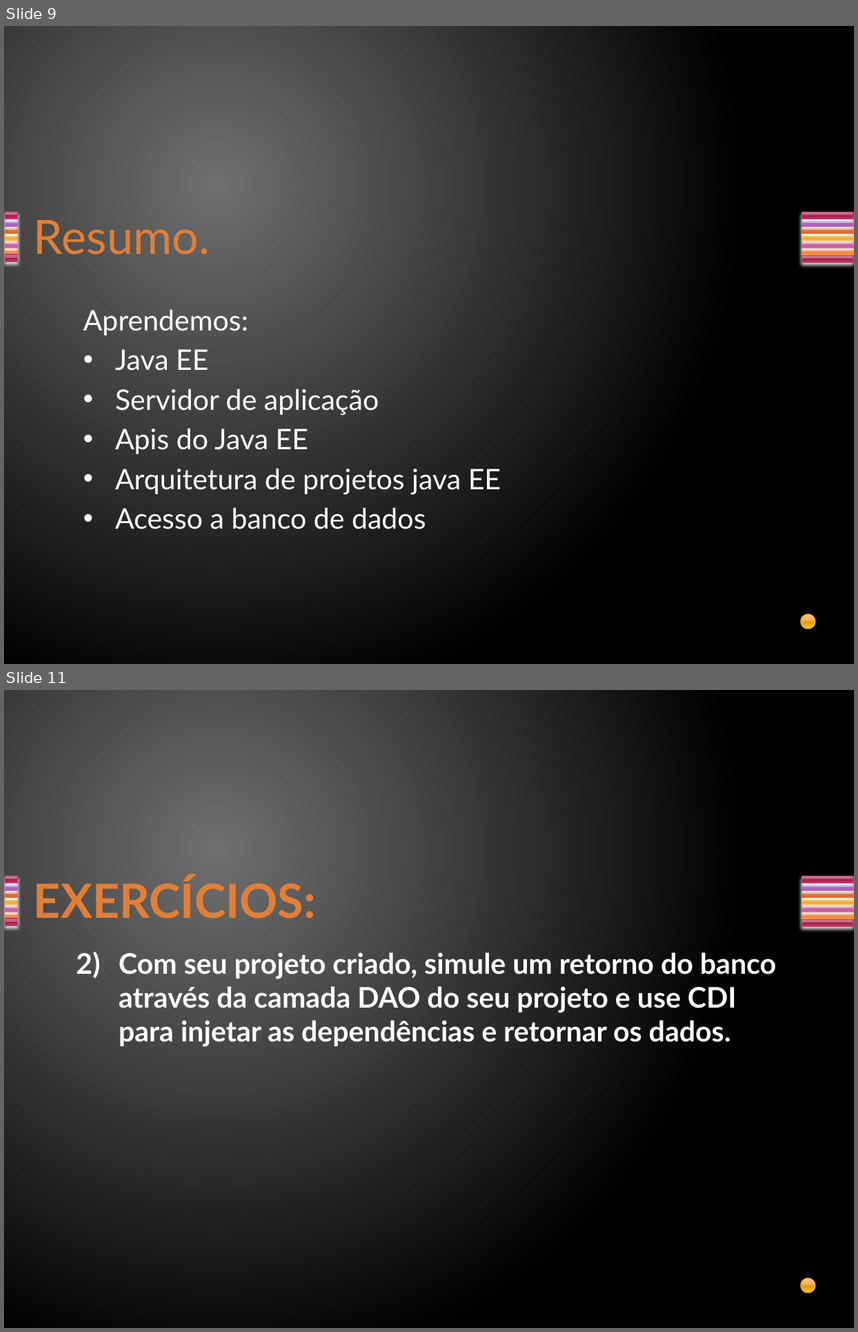
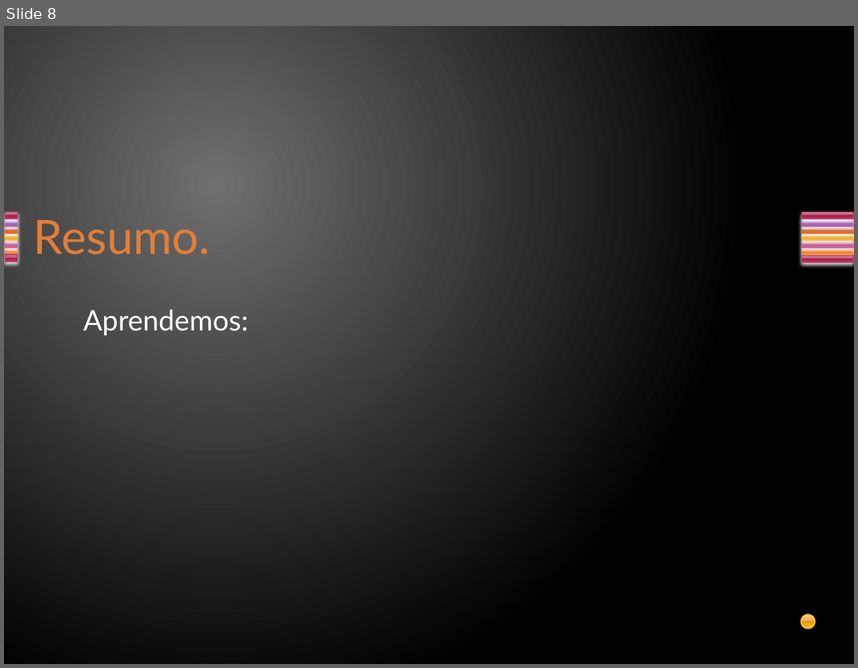
Before and after one commit to davirj9/javaAvancado, a slide deck: AulasAvancado/src/main/resources/br/com/Aula2/Servlets.pptx. Shown one above the other, each under a label of ours: slides 9 and 11 before the commit, slide 8 after it; the slides between them are not shown. The pictures are 858x1332 and 858x668 pixels, drawn with LibreOffice and Linux fonts; fonts in the diff are those of the drawing. Boxes give left, top, right and bottom in pixels: in the first picture for what was removed or moved away, otherwise in the second. Text is boxed around its words. In the diff, an @@ line names an element or a change of style, - is before the commit and + after.

```diff
--- a/AulasAvancado/src/main/resources/br/com/Aula2/Servlets.pptx
+++ b/AulasAvancado/src/main/resources/br/com/Aula2/Servlets.pptx
@@ slide 11 removed at <box>4,690,854,1328</box>, background gradient #707070 to #000000; not listed: 15 template elements that a slide beside it also shows @@
@@ title removed at <box>34,877,316,918</box> @@
-EXERCÍCIOS:
@@ text removed at <box>119,952,776,1047</box> @@
-2) Com seu projeto criado, simule um retorno do banco através da camada DAO do seu projeto e use CDI para injetar as dependências e retornar os dados.
@@ what was slide 9 is now slide 8 @@
@@ slide 8 changed as well @@
@@ text at <box>115,349,501,529</box>: paragraphs removed @@
-• Java EE
-• Servidor de aplicação
-• Apis do Java EE
-• Arquitetura de projetos java EE
-• Acesso a banco de dados
```
Also in this commit, not shown: 2 other slides changed, 7 slides added, 7 other slides removed, 2 other files.
